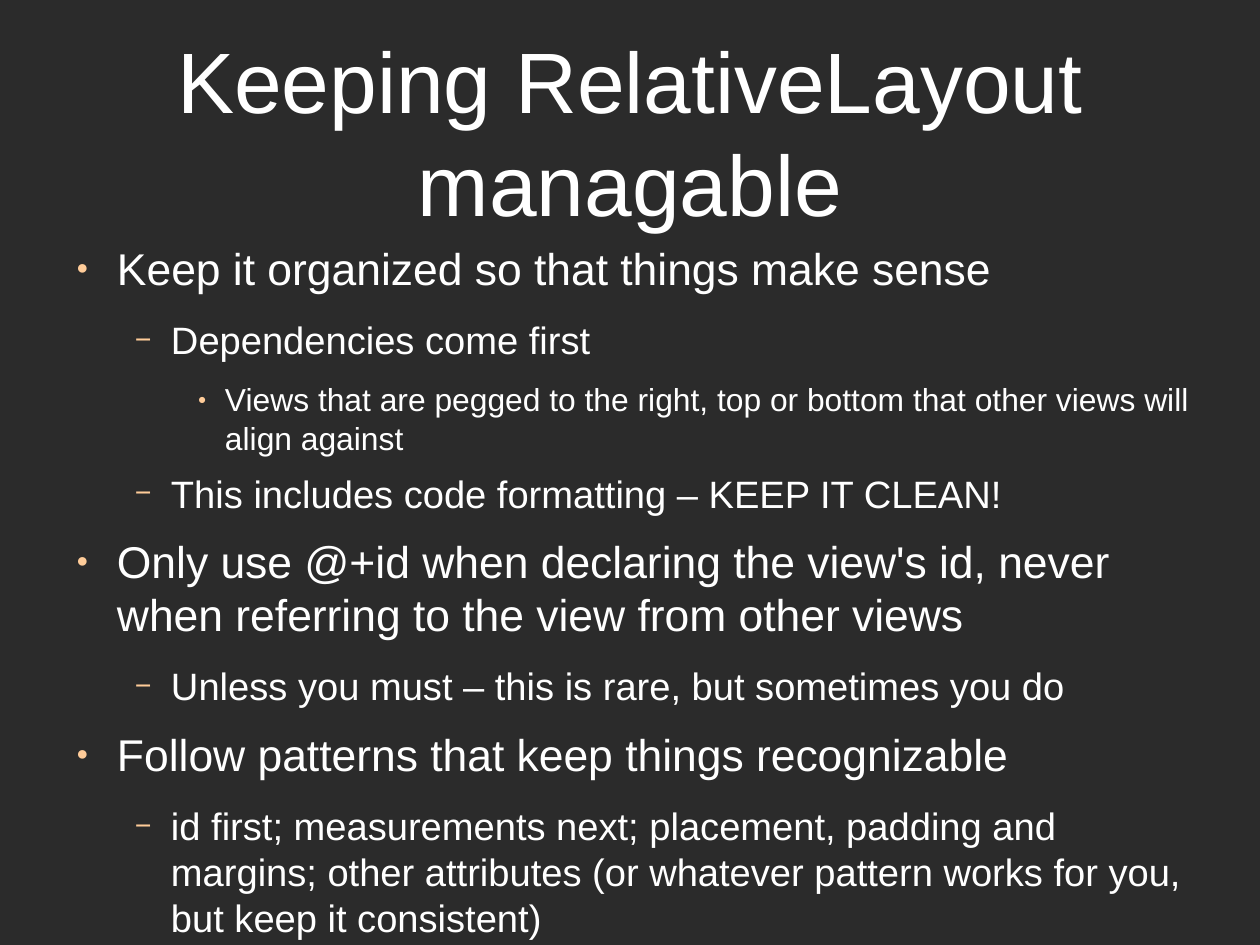
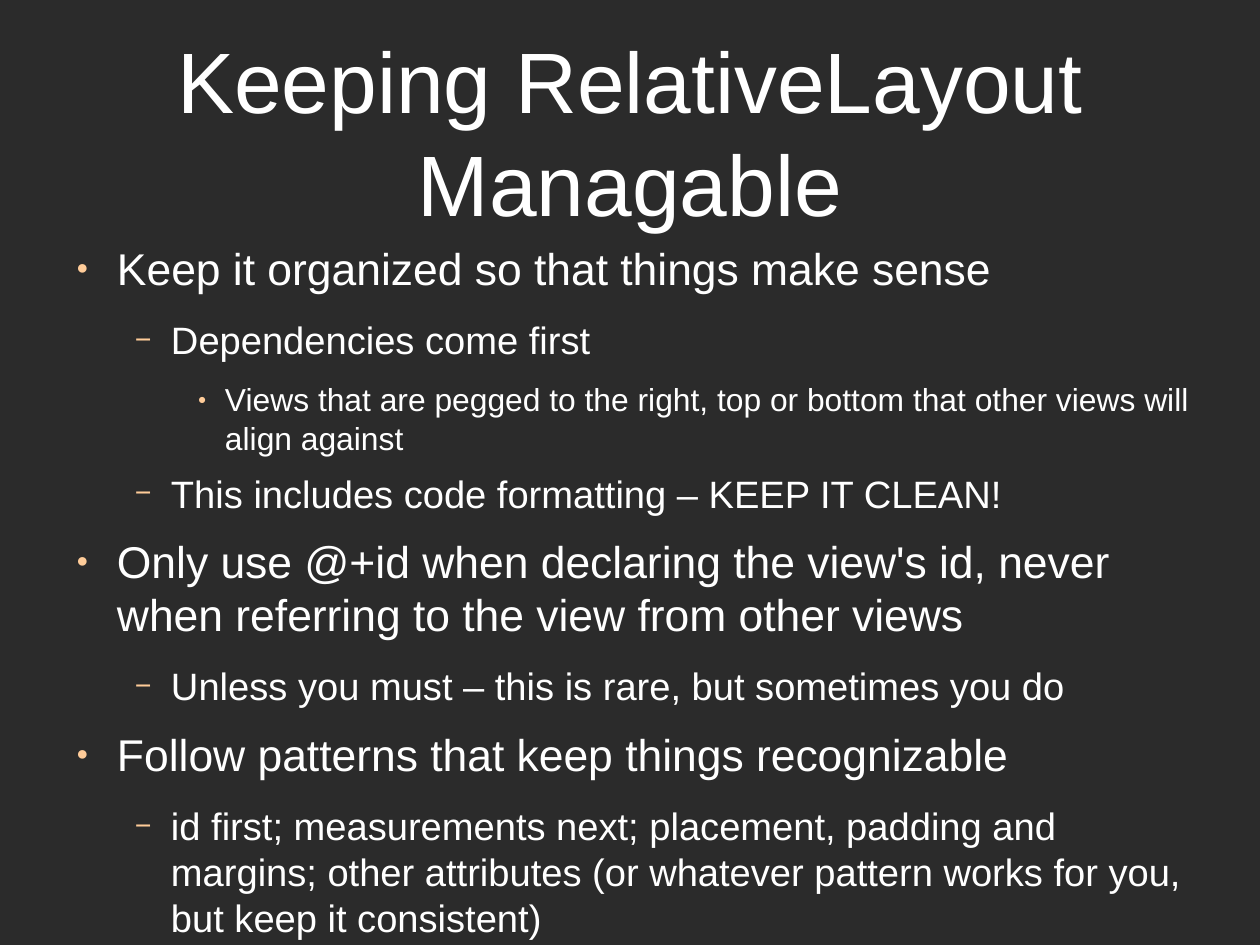
Before and after one commit to alphonzo79/LessonsLearned, a slide deck: slide 6 of LessonsLearnedPresentationSlides.odp. Drawn at 1260x945 pixels with LibreOffice and Linux fonts; fonts in the diff are those of the drawing; background and template pictures are left out; a plain dark background stands for a picture behind light text. Boxes give left, top, right and bottom in pixels: in the first picture for what was removed or moved away, otherwise in the second. Text is boxed around its words. In the diff, an @@ line names an element or a change of style, - is before the commit and + after.

Commit message:
Slides done

```diff
--- a/LessonsLearnedPresentationSlides.odp
+++ b/LessonsLearnedPresentationSlides.odp
@@ title at (177,51,1082,231): text changed @@
-Keeping RelativeLayout managable
+Keeping RelativeLayout Managable
```
Also in this commit, not shown: 2 slides added, 1 slide removed.
